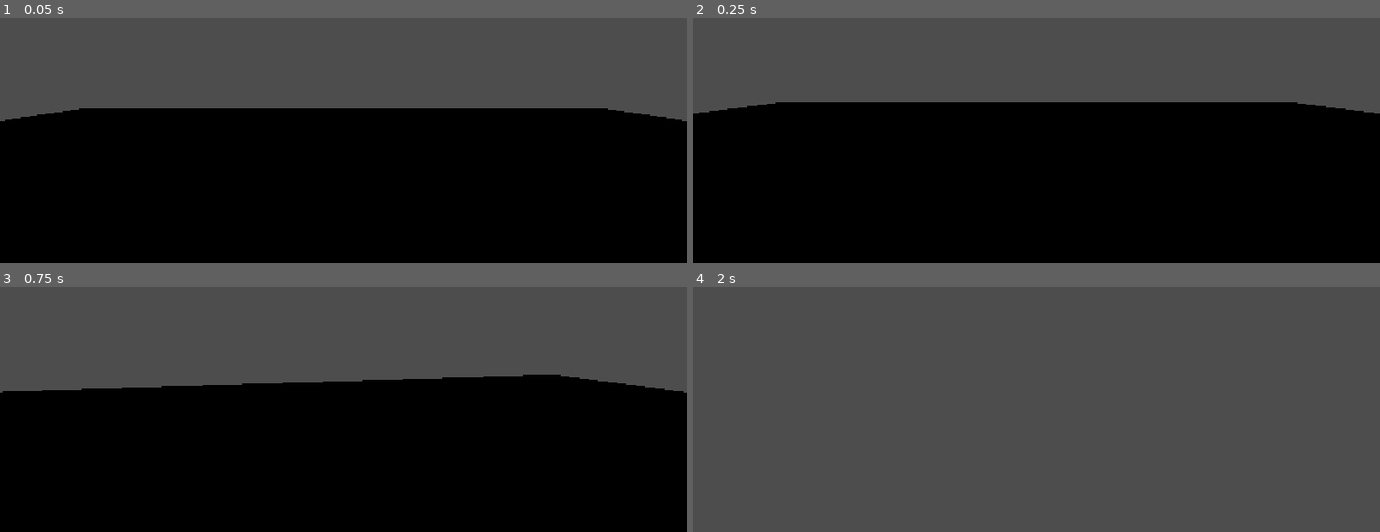
Above: before the commit, frames 1-4 (two rows, left to right).
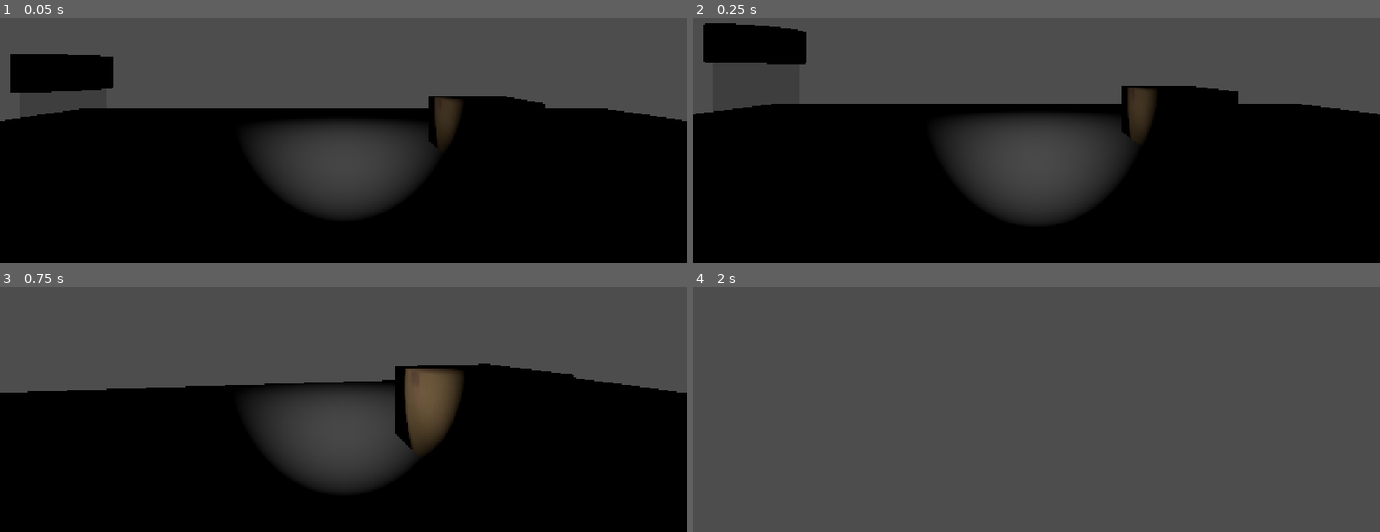
Above: after the commit, the same moments.

Repository: GameDevProjectGE362785/Banjong-GameHorror-Using-Voice-Commands-for-In-Game-Character-Control
Game: Godot game, scene res://Test/Test.tscn
Same seed, same stepped clock (60 frames per second), same inputs: the game is played once before the commit and once after it.
Inputs (mouse positions are in pixels of both pictures, inside the frame that each line leads up to):
- Up to frame 1 (0.05 s): no input
- Up to frame 2 (0.25 s): no input
- Up to frame 3 (0.75 s): tap Enter (ui_accept) at 0.5 s; move the mouse to (377, 336) at 0.52 s; hold Up (ui_up) from 0.53 s (still down); tap F (PickUp, bound only after the commit) at 0.6 s
- Up to frame 4 (2 s): keep holding Up (ui_up); tap Enter (ui_accept) at 0.77, 1.52 s; tap G (flashlight, bound only after the commit) at 0.8, 1.35 s; move the mouse to (1002, 340) at 1.27 s; tap F (PickUp, bound only after the commit) at 1.55 s

The runs differ from the first frame. In frame 1, 11% of the frame differs, in the area x 1-80%, y 14-82%; in frame 2, 14%, in the area x 0-100%, y 2-84%; in frame 3, 11%; in frame 4, nothing differs.
Error after the commit: Attempt to call function 'setCollition' in base 'null instance' on a null instance. (res://player/player.gd:70)

Commit message:
modified Player

Diff:
--- a/game-project-ge/Test/Test.tscn
+++ b/game-project-ge/Test/Test.tscn
@@ -1,6 +1,9 @@
 [gd_scene format=3 uid="uid://cenwvphfkh3el"]
 
 [ext_resource type="PackedScene" uid="uid://cyh8yrsokurny" path="res://player/player.tscn" id="1_tf838"]
+[ext_resource type="PackedScene" uid="uid://kpb4chml8u5f" path="res://Asset/Box/Box.tscn" id="2_n8bxl"]
+[ext_resource type="PackedScene" uid="uid://d4a6uq4akepgb" path="res://Asset/Wrench/Wrench.tscn" id="3_pyd3v"]
+[ext_resource type="PackedScene" uid="uid://cktlshhe6u5r5" path="res://Asset/Fuse/Fuse.tscn" id="4_4l8u5"]
 
 [sub_resource type="BoxShape3D" id="BoxShape3D_khhxn"]
 size = Vector3(2.0839844, 0.12188721, 2.0699463)
@@ -21,3 +24,12 @@
 
 [node name="Player" parent="." unique_id=965063473 instance=ExtResource("1_tf838")]
 transform = Transform3D(0.255, 0, 0, 0, 0.255, 0, 0, 0, 0.255, 0, 0.6097492, 0)
+
+[node name="Node3D" parent="." unique_id=1432651663 instance=ExtResource("2_n8bxl")]
+transform = Transform3D(1, 0, 0, 0, 1, 0, 0, 0, 1, 1.2840712, -0.0005903989, -2.435182)
+
+[node name="Wrench" parent="." unique_id=1082256035 instance=ExtResource("3_pyd3v")]
+transform = Transform3D(1, 0, 0, 0, 1, 0, 0, 0, 1, 1.4380019, 0.7356756, 0.9646072)
+
+[node name="Fuse" parent="." unique_id=1962960150 instance=ExtResource("4_4l8u5")]
+transform = Transform3D(1, 0, 0, 0, 1, 0, 0, 0, 1, -1, 0.425, -1)
--- a/game-project-ge/player/player.gd
+++ b/game-project-ge/player/player.gd
@@ -1,8 +1,16 @@
 extends CharacterBody3D
+
+@onready var raycast = $CameraController/RayCast3D
+@onready var UI = $CameraView
+@onready var flashlight = $CameraController/SpotLight3D
 
 const SPEED = 5.0
 const JUMP_VELOCITY = 4.5
 const MOUSE_SENSITIVITY = 0.003
+
+var haveItem = false
+
+var flashlighton = false
 
 func _ready() -> void:
 	Input.mouse_mode = Input.MOUSE_MODE_CAPTURED
@@ -37,3 +45,33 @@
 		velocity.z = move_toward(velocity.z, 0, SPEED)
 
 	move_and_slide()
+
+
+func _process(delta: float) -> void:
+	checkObjectInfront()
+	if Input.is_action_just_pressed("flashlight"):
+		flashLightFunction()
+
+
+func checkObjectInfront():
+	if raycast.is_colliding():
+		if !haveItem:
+			var item = raycast.get_collider()
+			if item is itemClass:
+				#print(item.getInteractive())
+				UI.TextChanger(item.getInteractive())
+				UI.setCollition(true)
+				if Input.is_action_just_pressed("PickUp"):
+					pickup()
+		else:
+			UI.TextChanger("Hand Is Full")
+			UI.setCollition(true)
+	else:
+		UI.setCollition(false)
+
+func pickup():
+	print("Click")
+
+func flashLightFunction():
+	flashlighton = !flashlighton
+	flashlight.visible = flashlighton
--- a/game-project-ge/player/player.tscn
+++ b/game-project-ge/player/player.tscn
@@ -2,19 +2,23 @@
 
 [ext_resource type="Script" uid="uid://m8182wl5f50w" path="res://player/player.gd" id="1_oul6g"]
 [ext_resource type="Script" uid="uid://dbhf2ltybb4hv" path="res://player/camera_controller.gd" id="2_rkbax"]
+[ext_resource type="PackedScene" uid="uid://d0lk6sw7lvmi2" path="res://UI/CameraView.tscn" id="3_yw30f"]
+
+[sub_resource type="CapsuleMesh" id="CapsuleMesh_s1fef"]
 
 [sub_resource type="CapsuleShape3D" id="CapsuleShape3D_s1fef"]
-
-[sub_resource type="CapsuleMesh" id="CapsuleMesh_s1fef"]
+radius = 0.57714844
+height = 2.0390625
 
 [node name="Player" type="CharacterBody3D" unique_id=965063473]
 script = ExtResource("1_oul6g")
 
+[node name="MeshInstance3D" type="MeshInstance3D" parent="." unique_id=1097621574]
+mesh = SubResource("CapsuleMesh_s1fef")
+
 [node name="CollisionShape3D" type="CollisionShape3D" parent="." unique_id=991793466]
+transform = Transform3D(1, 0, 0, 0, 1, 0, 0, 0, 1, 0, -0.01953125, 0)
 shape = SubResource("CapsuleShape3D_s1fef")
-
-[node name="MeshInstance3D" type="MeshInstance3D" parent="CollisionShape3D" unique_id=1097621574]
-mesh = SubResource("CapsuleMesh_s1fef")
 
 [node name="CameraController" type="Node3D" parent="." unique_id=485167669]
 script = ExtResource("2_rkbax")
@@ -24,5 +28,16 @@
 current = true
 
 [node name="RayCast3D" type="RayCast3D" parent="CameraController" unique_id=1718595647]
-transform = Transform3D(1, 0, 0, 0, 1, 0, 0, 0, 1, 0, 0.52834046, -0.5075002)
+transform = Transform3D(1, 0, 0, 0, 1, 0, 0, 0, 1.515, 0, 0.52834046, -0.5075002)
 target_position = Vector3(0, 0, -1)
+collision_mask = 2
+
+[node name="SpotLight3D" type="SpotLight3D" parent="CameraController" unique_id=966368335]
+transform = Transform3D(1, 0, 0, 0, 1, 0, 0, 0, 1, 0, 0, -0.35898876)
+light_energy = 1.989
+spot_range = 4.148
+spot_attenuation = 0.21
+spot_angle = 25.79
+spot_angle_attenuation = 1.414212
+
+[node name="CameraView" parent="." unique_id=554294395 instance=ExtResource("3_yw30f")]
--- a/game-project-ge/project.godot
+++ b/game-project-ge/project.godot
@@ -15,10 +15,21 @@
 config/features=PackedStringArray("4.7", "Forward Plus")
 config/icon="res://icon.svg"
 
+[audio]
+
+buses/default_bus_layout="uid://bf63xjy04jjpv"
+driver/enable_input=true
+driver/mix_rate=16000
+input/transcribe/use_gpu=false
+
 [display]
 
 window/stretch/mode="canvas_items"
 window/stretch/aspect="expand"
+
+[editor_plugins]
+
+enabled=PackedStringArray("res://addons/godot_whisper/plugin.cfg")
 
 [input]
 
@@ -54,6 +65,16 @@
 , Object(InputEventKey,"resource_local_to_scene":false,"resource_name":"","device":-1,"window_id":0,"alt_pressed":false …(183 unchanged characters)…
 ]
 }
+PickUp={
+"deadzone": 0.2,
+"events": [Object(InputEventKey,"resource_local_to_scene":false,"resource_name":"","device":-1,"window_id":0,"alt_pressed":false,"shift_pressed":false,"ctrl_pressed":false,"meta_pressed":false,"pressed":false,"keycode":0,"physical_keycode":70,"key_label":0,"unicode":102,"location":0,"echo":false,"script":null)
+]
+}
+flashlight={
+"deadzone": 0.2,
+"events": [Object(InputEventKey,"resource_local_to_scene":false,"resource_name":"","device":-1,"window_id":0,"alt_pressed":false,"shift_pressed":false,"ctrl_pressed":false,"meta_pressed":false,"pressed":false,"keycode":0,"physical_keycode":71,"key_label":0,"unicode":103,"location":0,"echo":false,"script":null)
+]
+}
 
 [physics]
 
